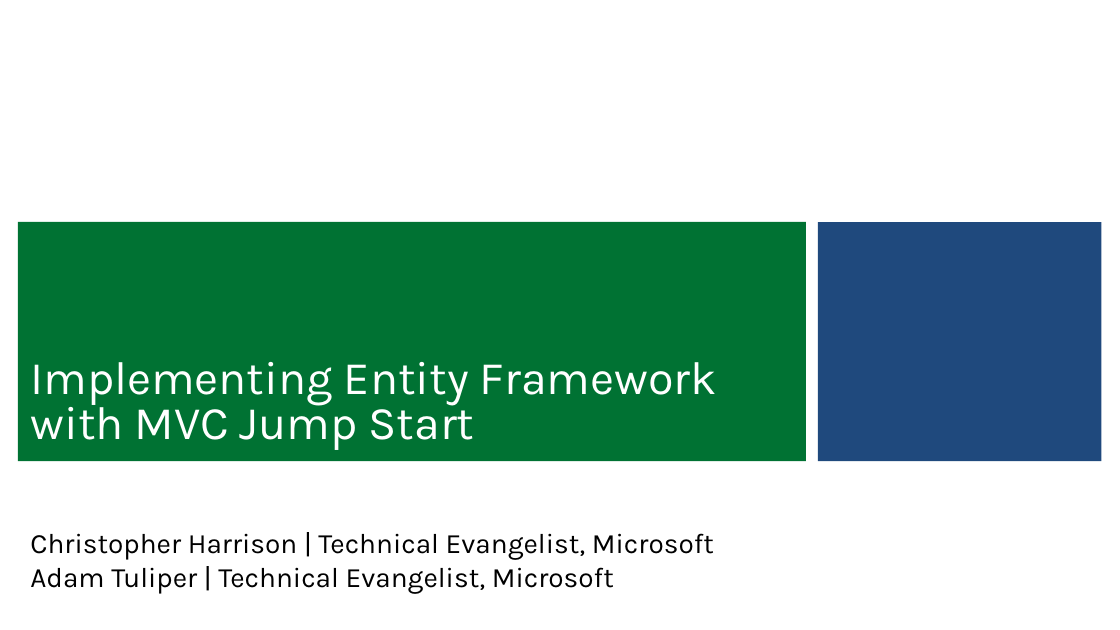
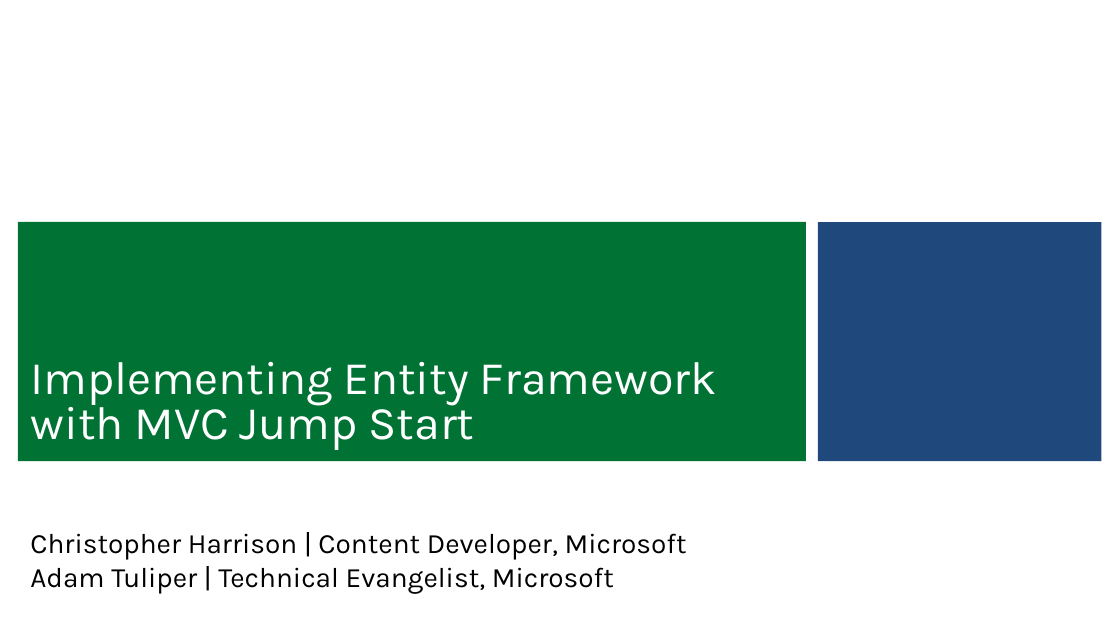
Before and after one commit to xuemiantao/EntityFramework, a slide deck: slide 1 of Slides/04 - Managing the Database.pptx. Drawn at 1120x630 pixels with LibreOffice and Linux fonts; fonts in the diff are those of the drawing; background and template pictures are left out. Boxes give left, top, right and bottom in pixels: in the first picture for what was removed or moved away, otherwise in the second. Text is boxed around its words. In the diff, an @@ line names an element or a change of style, - is before the commit and + after.

```diff
--- a/Slides/04 - Managing the Database.pptx
+++ b/Slides/04 - Managing the Database.pptx
@@ subtitle at <box>30,533,687,560</box>: text changed @@
-Christopher Harrison | Technical Evangelist, Microsoft
+Christopher Harrison | Content Developer, Microsoft
```
Also in this commit, not shown: 7 other slides changed, 4 slides added, 3 slides removed, 2 other files.
